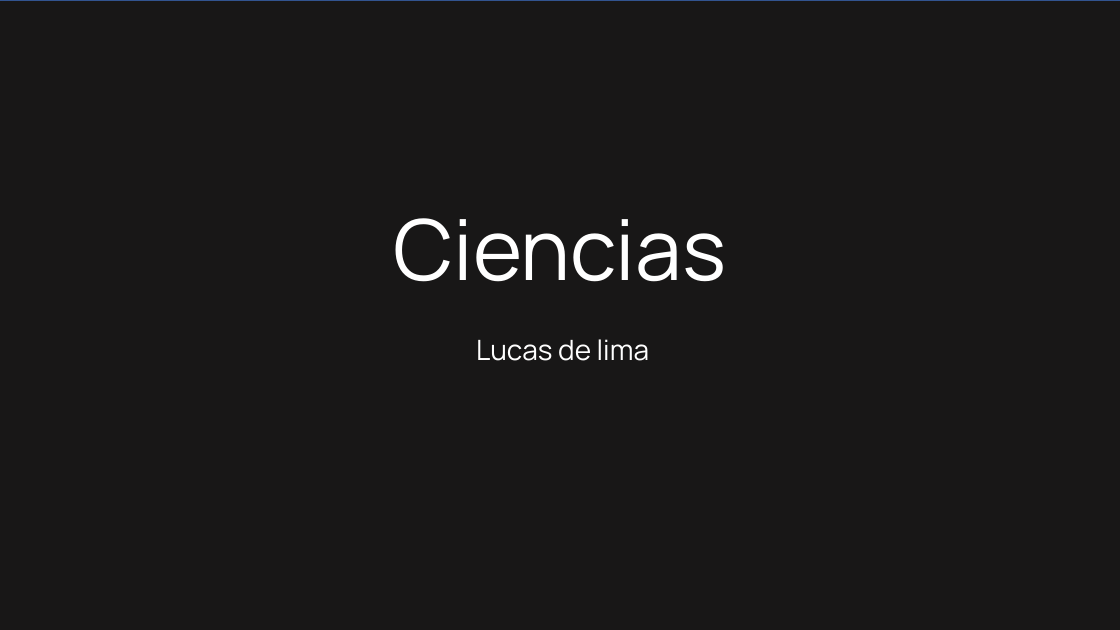
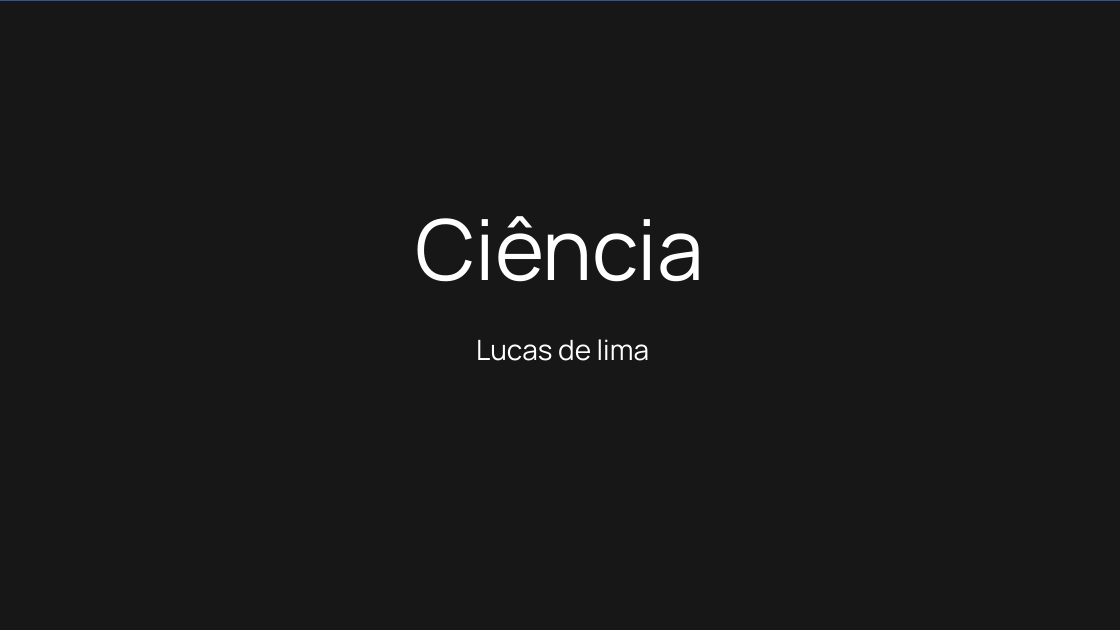
Before and after one commit to lucaslrodrigues/Projeto-individual, a slide deck: slide 1 of ppt/PI.pptx. Drawn at 1120x630 pixels with LibreOffice and Linux fonts; fonts in the diff are those of the drawing. Boxes give left, top, right and bottom in pixels: in the first picture for what was removed or moved away, otherwise in the second. Text is boxed around its words. In the diff, an @@ line names an element or a change of style, - is before the commit and + after.

```diff
--- a/ppt/PI.pptx
+++ b/ppt/PI.pptx
@@ title at [416,216,705,282]: text changed @@
-Ciencias
+Ciência
```
Also in this commit, not shown: 6 other slides changed, 3 slides added, 1 slide removed, 19 other files.
